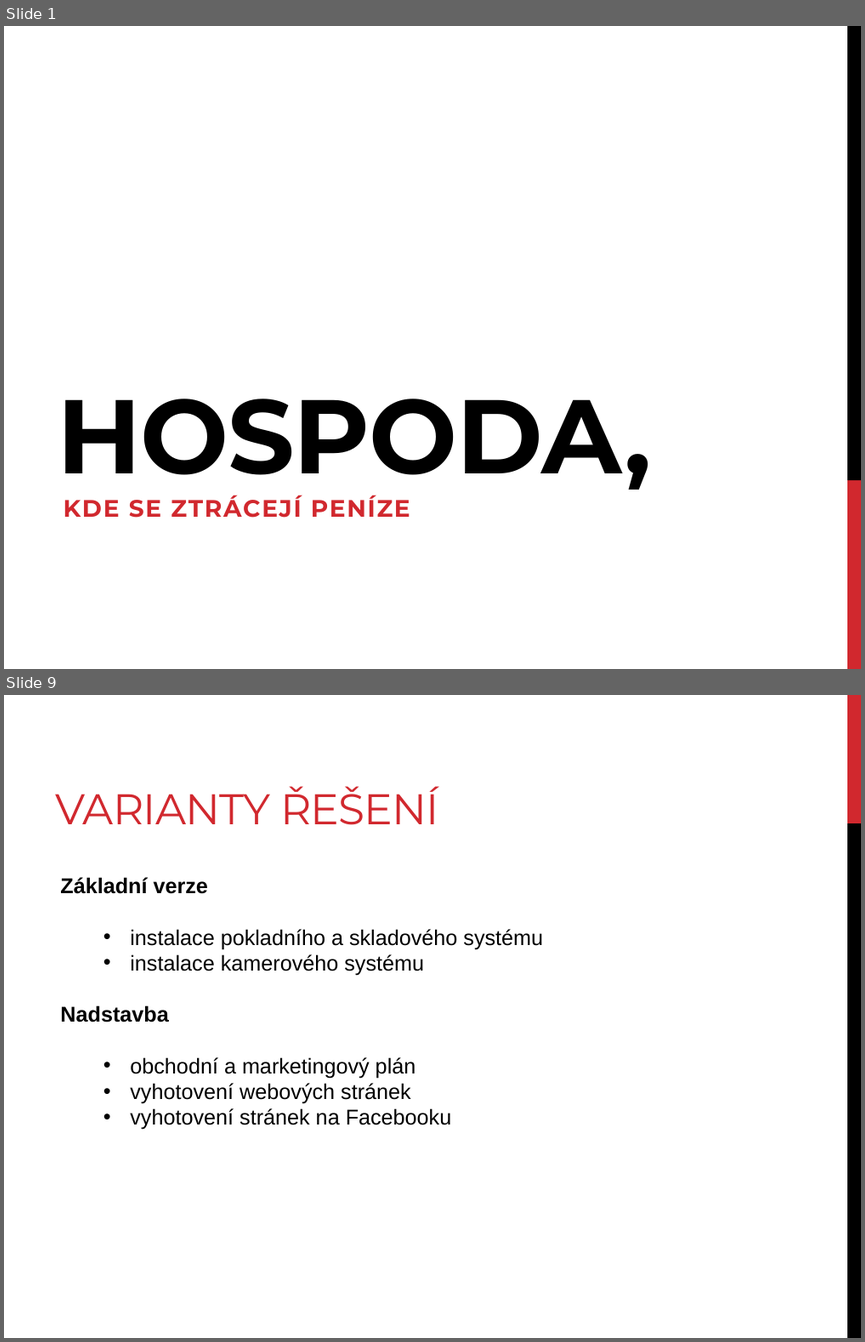
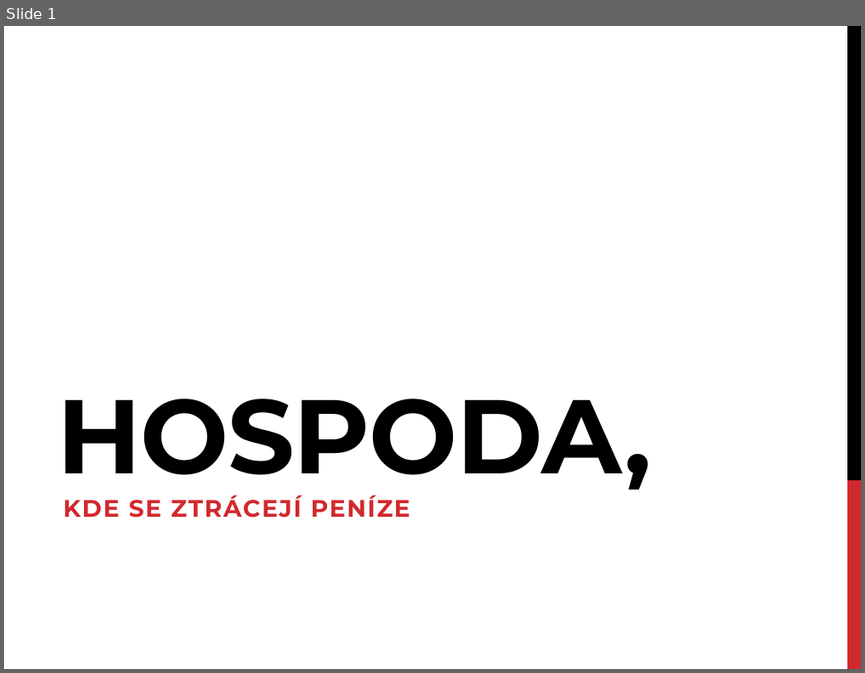
Before and after one commit to KORandi/hospoda, a slide deck: prezentace_z_2_cviceni.pptx. Shown one above the other, each under a label of ours: slides 1 and 9 before the commit, slide 1 after it; the slides between them are not shown. The pictures are 865x1342 and 865x673 pixels, drawn with LibreOffice and Linux fonts; fonts in the diff are those of the drawing. Boxes give left, top, right and bottom in pixels: in the first picture for what was removed or moved away, otherwise in the second. Text is boxed around its words. In the diff, an @@ line names an element or a change of style, - is before the commit and + after.

```diff
--- a/prezentace_z_2_cviceni.pptx
+++ b/prezentace_z_2_cviceni.pptx
@@ slide 9 removed at [4,695,861,1338], background #FFFFFF @@
@@ rectangle removed at [847,695,861,823] @@
@@ title removed at [55,786,439,825] @@
-VARIANTY ŘEŠENÍ
@@ rectangle removed at [847,823,861,1338] @@
@@ text removed at [60,877,543,1129] @@
-Základní verze
-  • instalace pokladního a skladového systému
-  • instalace kamerového systému
-Nadstavba
-  • obchodní a marketingový plán
-  • vyhotovení webových stránek
-  • vyhotovení stránek na Facebooku
```
Also in this commit, not shown: 8 slides added, 9 other slides removed, 8 other files.
